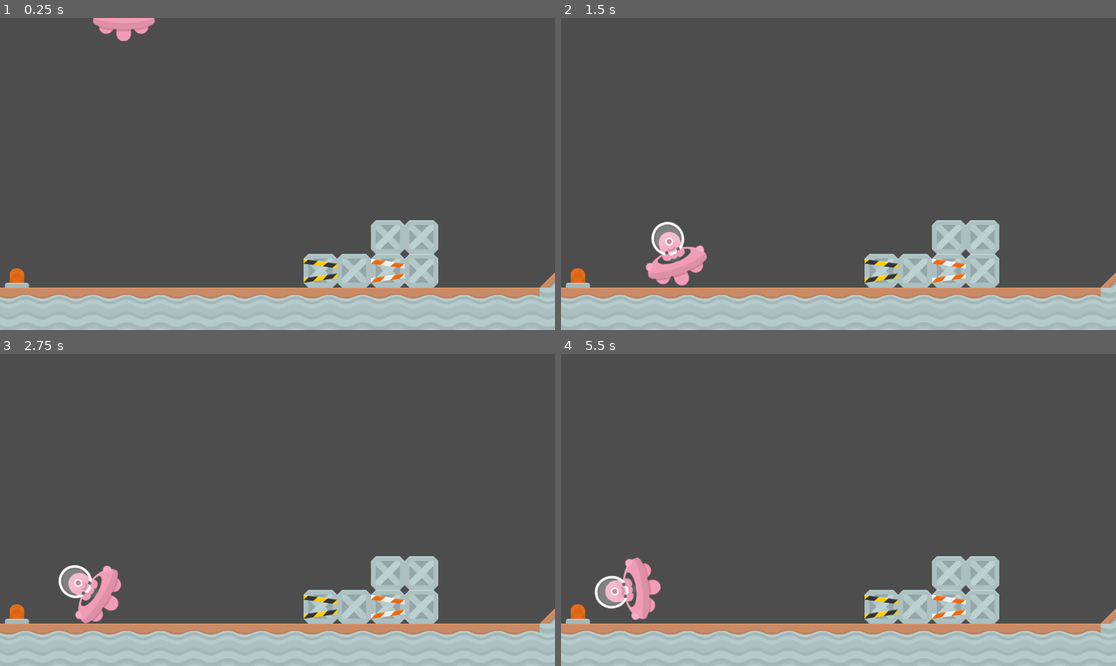
Above: before the commit, frames 1-4 (two rows, left to right).
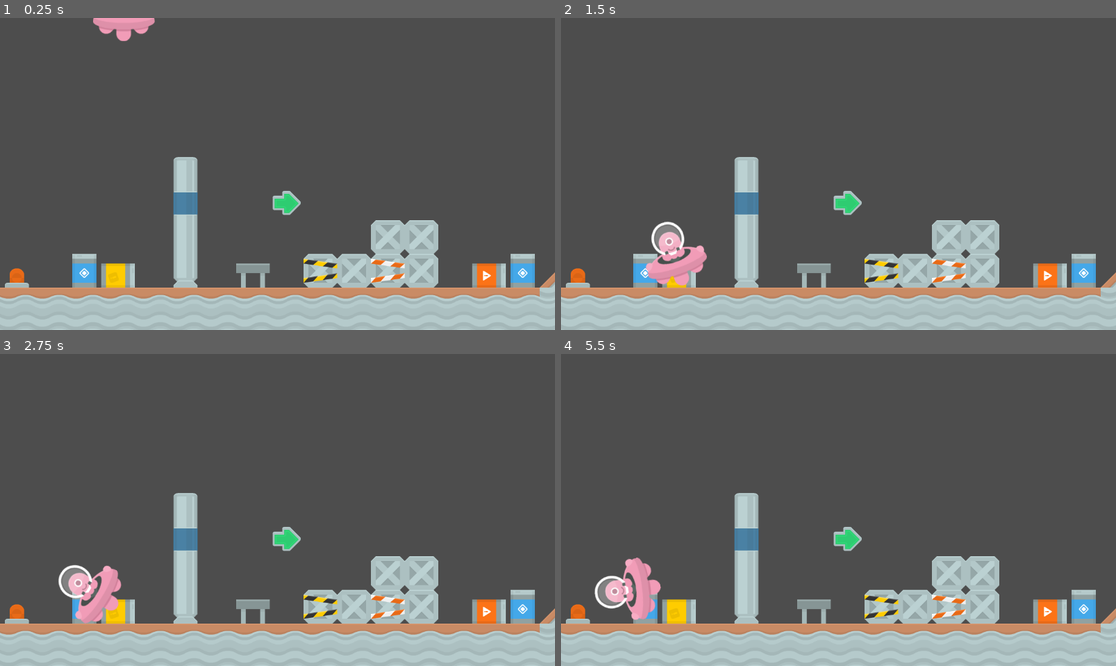
Above: after the commit, the same moments.

Repository: LostReny/DIO_TRILHA_GODOT
Game: Godot game, scene res://scenes/world.tscn
Same seed, same stepped clock (60 frames per second), same inputs: the game is played once before the commit and once after it.
Inputs:
- Up to frame 1 (0.25 s): no input
- Up to frame 2 (1.5 s): no input
- Up to frame 3 (2.75 s): no input
- Up to frame 4 (5.5 s): no input

The runs differ from the first frame. In frame 1, 4.3% of the frame differs, in the area x 13-97%, y 44-87%; in frame 2, 3.9%; in frame 3, 3.8%; in frame 4, 4.0%.

Commit message:
criando mapa do jogo

Diff:
--- a/Industrial Plataformer/scenes/world.tscn
+++ b/Industrial Plataformer/scenes/world.tscn
@@ -14,7 +14,7 @@
 layer_0/name = "Terrain"
 layer_0/tile_data = PackedInt32Array(524288, 131072, 0, 524289, 131072, 0, 524290, 131072, 0, 524291, 131072, 0, 524292 …(18288 unchanged characters)…
 layer_1/name = "Details Back"
-layer_1/tile_data = PackedInt32Array(327699, 393216, 4, 3277 …(68 unchanged characters)…  5, 458761, 327680, 4, 262175, 327680, 4)
+layer_1/tile_data = PackedInt32Array(327699, 393216, 4, 3277 …(68 unchanged characters)…  5, 458761, 327680, 4, 262175, 327680, 4, 327688, 851968, 4, 131090, 851968, 5, 458754, 327680, 6, 458767, 327680, 6, 458755, 524288, 6, 458766, 524288, 7, 458757, 0, 7, 393221, 0, 6, 327685, 65536, 7, 262149, 65536, 6, 458759, 196608, 6, 262173, 196608, 7, 262164, 196608, 7, 262165, 196608, 7, 262176, 786432, 2)
 layer_2/name = "Details Front"
 layer_2/tile_data = PackedInt32Array()
 
